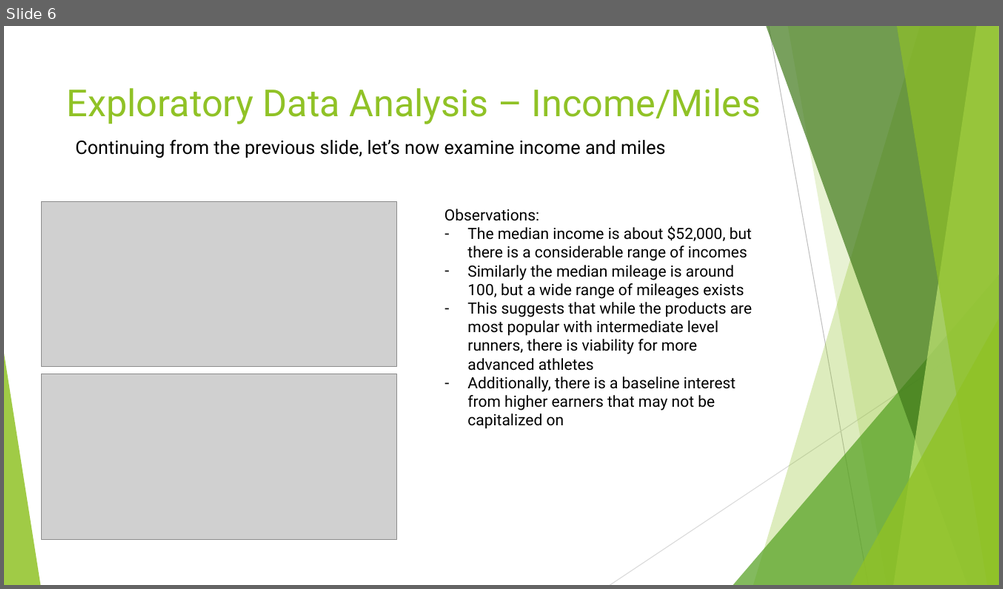
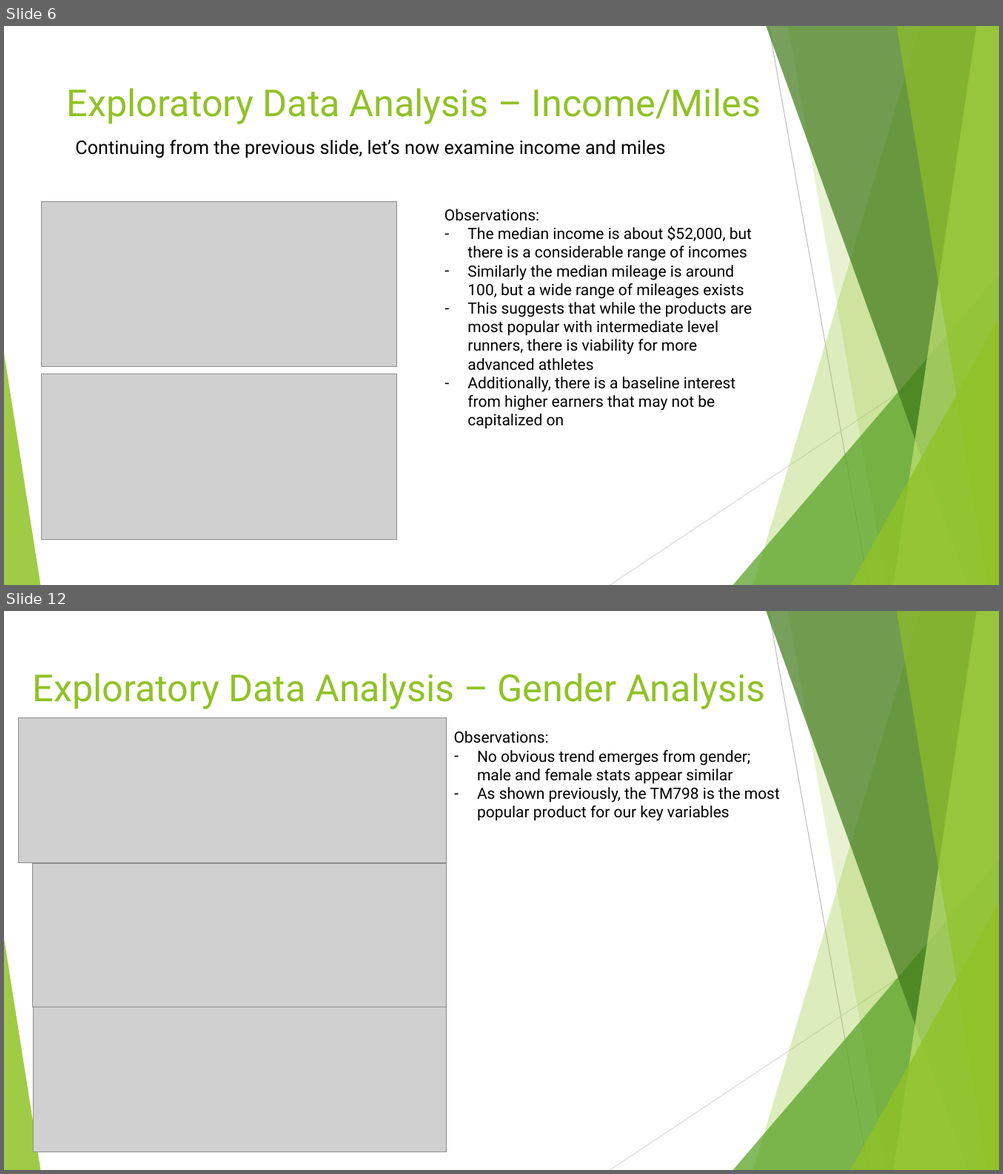
Before and after one commit to hanesi/DSBA-Cert-Course, a slide deck: Module 1/Project/CardioGoodFitnessProject.pptx. Shown one above the other, each under a label of ours: slide 6 before the commit, slides 6 and 12 after it; the slides between them are not shown. The pictures are 1003x589 and 1003x1174 pixels, drawn with LibreOffice and Linux fonts; fonts in the diff are those of the drawing; grey boxes stand for pictures. Boxes give left, top, right and bottom in pixels: in the first picture for what was removed or moved away, otherwise in the second. Text is boxed around its words. In the diff, an @@ line names an element or a change of style, - is before the commit and + after.

```diff
--- a/Module 1/Project/CardioGoodFitnessProject.pptx
+++ b/Module 1/Project/CardioGoodFitnessProject.pptx
@@ slide 12 added at (4, 611, 999, 1170), background #FFFFFF; not listed: 10 template elements that a slide beside it also shows @@
@@ title added at (33, 673, 765, 709), 36 pt, text #90C226 @@
+Exploratory Data Analysis – Gender Analysis
@@ picture added at (18, 718, 446, 863) @@
@@ text added at (454, 731, 780, 821), 15 pt, text #000000 @@
+Observations:
+– No obvious trend emerges from gender; male and female stats appear similar
+– As shown previously, the TM798 is the most popular product for our key variables
@@ picture added at (33, 864, 447, 1007) @@
@@ picture added at (33, 1007, 447, 1152) @@
```
Also in this commit, not shown: 1 slide changed, 7 other slides added.
